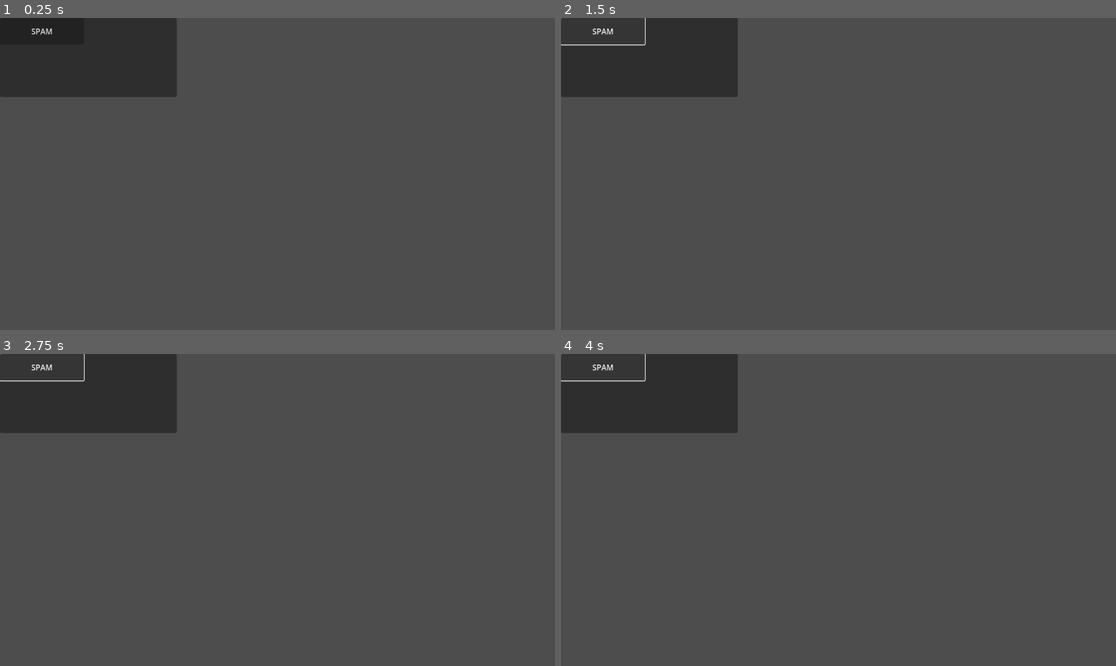
Above: before the commit, frames 1-4 (two rows, left to right).
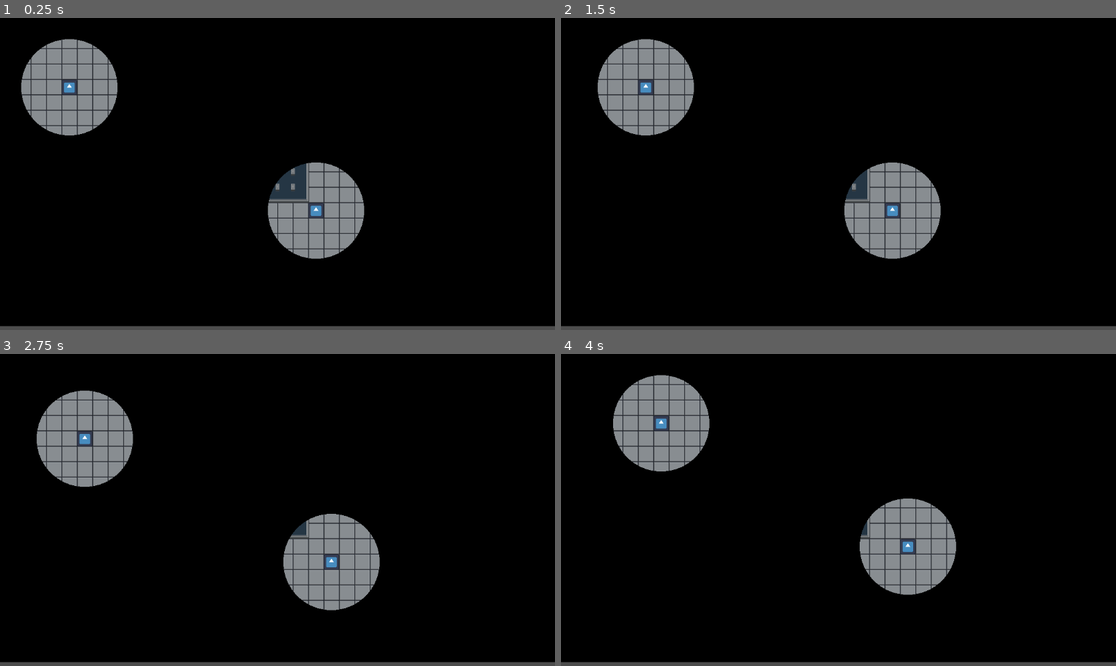
Above: after the commit, the same moments.

Repository: paralinguist/Heist-Server
Game: Godot game, scene res://game.tscn
Same seed, same stepped clock (60 frames per second), same inputs: the game is played once before the commit and once after it. Before the commit the project starts from res://heist_server.tscn. The engine's default icon, where the game draws it, is replaced by a stand-in: a white triangle on a blue panel in a dark square.
Inputs (mouse positions are in pixels of both pictures, inside the frame that each line leads up to):
- Up to frame 1 (0.25 s): no input
- Up to frame 2 (1.5 s): click (605, 30) at 0.5 s, where only the run before the commit has a clickable "SPAM"; tap Enter at 1.25 s; hold Right (right) from 1.28 s (still down)
- Up to frame 3 (2.75 s): tap Space at 2 s; release Right (right) at 2.03 s; hold Down (down) from 2.03 s (still down)
- Up to frame 4 (4 s): tap Enter at 2.75 s; release Down (down) at 2.78 s; hold Right (right) 2.78-3.53 s; tap Space at 3.5 s; hold Up (up) from 3.53 s (still down)

The runs differ from the first frame. In frame 1, 98% of the frame differs, in the area x 0-100%, y 0-99%; in frame 2, 98%; in frame 3, 98%; in frame 4, 98%.

Commit message:
Default fixes

Diff:
--- a/LockPick.tscn
+++ b/LockPick.tscn
@@ -7,6 +7,7 @@
 size = Vector2(31, 31)
 
 [node name="LockPick" type="CharacterBody2D"]
+collision_layer = 0
 script = ExtResource("1_t0jss")
 
 [node name="CollisionShape2D" type="CollisionShape2D" parent="."]
--- a/default_player.tscn
+++ b/default_player.tscn
@@ -7,6 +7,7 @@
 size = Vector2(31, 31)
 
 [node name="DefaultPlayer" type="CharacterBody2D"]
+collision_layer = 0
 script = ExtResource("1_n837o")
 
 [node name="CollisionShape2D" type="CollisionShape2D" parent="."]
@@ -15,3 +16,9 @@
 [node name="Sprite2D" type="Sprite2D" parent="."]
 scale = Vector2(0.25, 0.25)
 texture = ExtResource("1_1ld6b")
+
+[node name="ActionChecker" type="RayCast2D" parent="."]
+target_position = Vector2(0, 32)
+collision_mask = 2
+collide_with_areas = true
+collide_with_bodies = false
--- a/game.tscn
+++ b/game.tscn
@@ -1,11 +1,14 @@
-[gd_scene load_steps=4 format=3 uid="uid://5uqyosn1ib0i"]
+[gd_scene load_steps=5 format=3 uid="uid://5uqyosn1ib0i"]
 
 [ext_resource type="Script" path="res://game.gd" id="1_oqqb4"]
 [ext_resource type="PackedScene" uid="uid://c3gucr3c3qajx" path="res://default_level_tiles.tscn" id="1_wr0ng"]
+[ext_resource type="PackedScene" uid="uid://budx8kadsk8sg" path="res://web_socket_server.tscn" id="2_m656e"]
 [ext_resource type="PackedScene" uid="uid://dy5mv3plfjffu" path="res://default_player.tscn" id="2_t36v7"]
 
 [node name="Game" type="Node2D"]
 script = ExtResource("1_oqqb4")
+
+[node name="WebSocketServer" parent="." instance=ExtResource("2_m656e")]
 
 [node name="TileMap" type="Node2D" parent="."]
 
--- a/project.godot
+++ b/project.godot
@@ -11,7 +11,7 @@
 [application]
 
 config/name="Heist"
-run/main_scene="res://heist_server.tscn"
+run/main_scene="res://game.tscn"
 config/features=PackedStringArray("4.3", "Forward Plus")
 config/icon="res://icon.svg"
 
